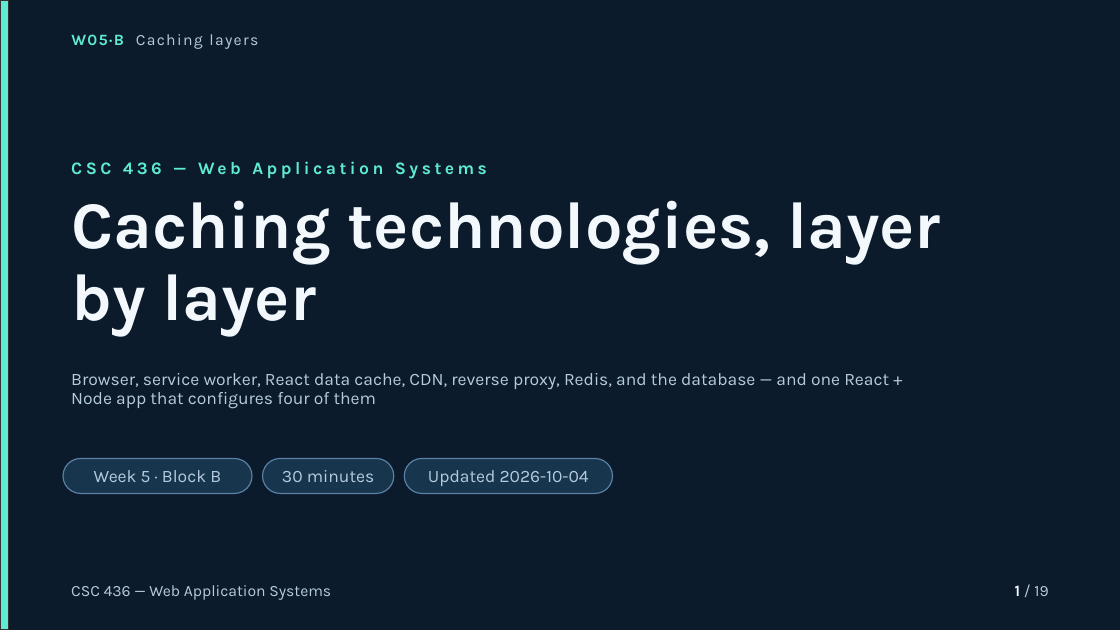
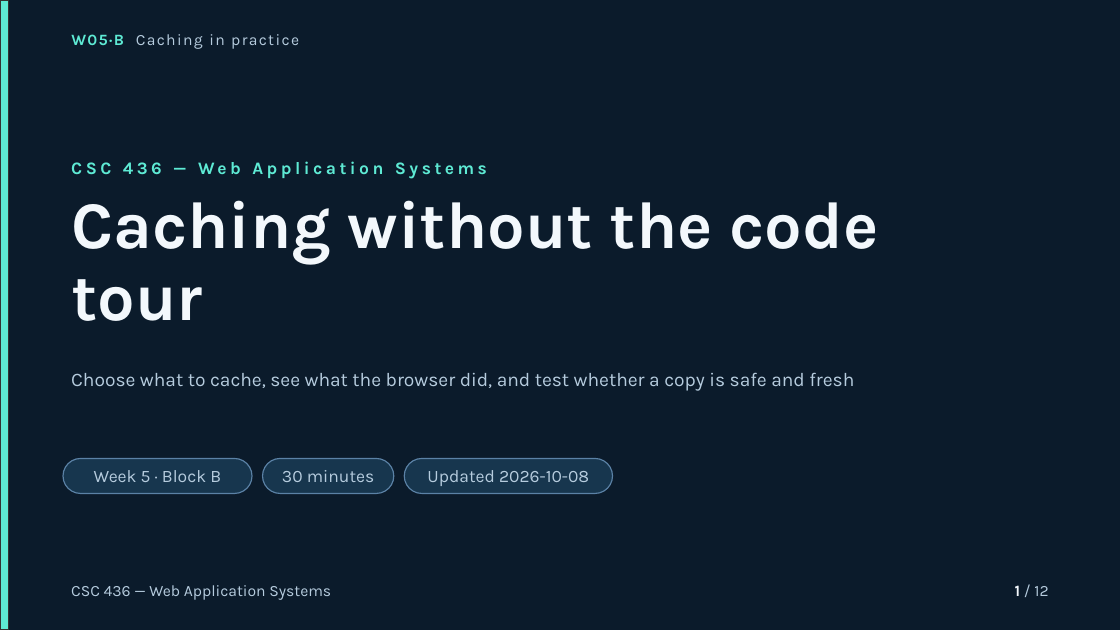
Before and after one commit to bodonnell-DePaul/webapps_week05, a slide deck: slide 1 of presentations/week05-blockB.pptx. Drawn at 1120x630 pixels with LibreOffice and Linux fonts; fonts in the diff are those of the drawing. Boxes give left, top, right and bottom in pixels: in the first picture for what was removed or moved away, otherwise in the second. Text is boxed around its words. In the diff, an @@ line names an element or a change of style, - is before the commit and + after.

```diff
--- a/presentations/week05-blockB.pptx
+++ b/presentations/week05-blockB.pptx
@@ text at (71, 34, 299, 49): text changed @@
-W05·B Caching layers
+W05·B Caching in practice
@@ text at (71, 200, 879, 321): text changed @@
-Caching technologies, layer by layer
+Caching without the code tour
@@ text at (71, 373, 854, 391): text changed; size 15 to 16.5 pt @@
-Browser, service worker, React data cache, CDN, reverse proxy, Redis, and the database — and one React + Node app that configures four of them
+Choose what to cache, see what the browser did, and test whether a copy is safe and fresh
@@ text at (427, 470, 589, 486): text changed @@
-Updated 2026-10-04
+Updated 2026-10-08
@@ text at (1015, 585, 1048, 596): text changed @@
-1 / 19
+1 / 12
```
Also in this commit, not shown: 11 slides added, 18 slides removed, 20 other files.
